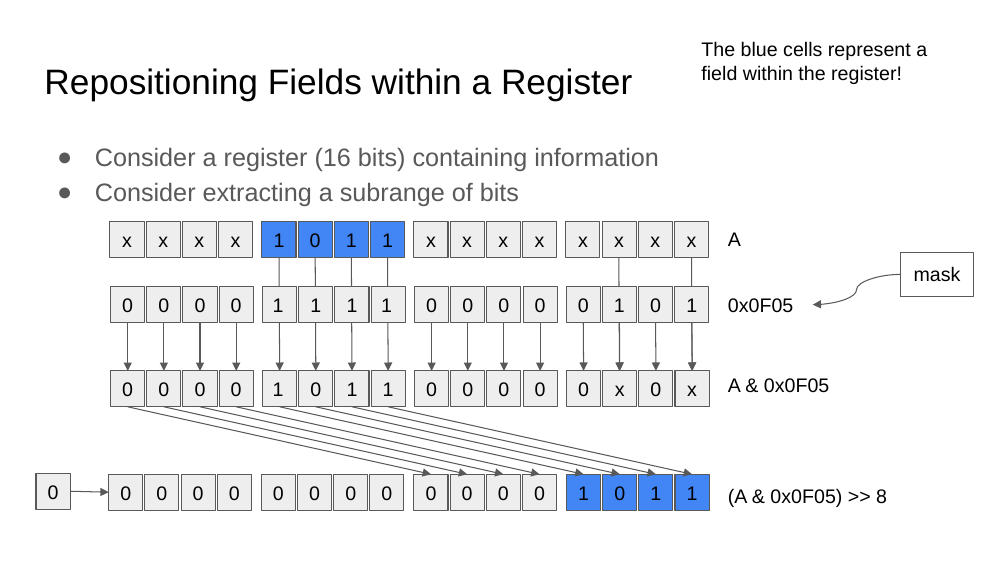
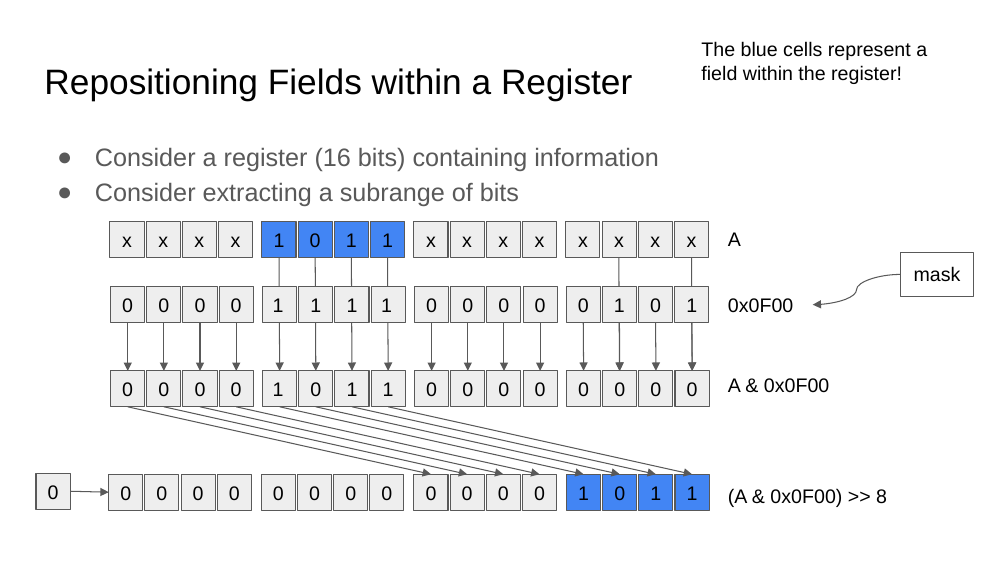
Before and after one commit to COMP122/comp122-s23, a slide deck: slide 5 of format-encodings/documents/ARCHIVE/bitwise-operations.pptx. Drawn at 1008x567 pixels with LibreOffice and Linux fonts; fonts in the diff are those of the drawing. Boxes give left, top, right and bottom in pixels: in the first picture for what was removed or moved away, otherwise in the second. Text is boxed around its words. In the diff, an @@ line names an element or a change of style, - is before the commit and + after.

```diff
--- a/format-encodings/documents/ARCHIVE/bitwise-operations.pptx
+++ b/format-encodings/documents/ARCHIVE/bitwise-operations.pptx
@@ text at (728, 298, 793, 313): text changed @@
-0x0F05
+0x0F00
@@ text in rectangle at (614, 382, 625, 397): text changed @@
-x
+0
@@ text in rectangle at (687, 382, 698, 396): text changed @@
-x
+0
@@ text at (728, 378, 829, 393): text changed @@
-A & 0x0F05
+A & 0x0F00
@@ text at (728, 488, 887, 507): text changed @@
-(A & 0x0F05) >> 8
+(A & 0x0F00) >> 8
```
Also in this commit, not shown: 3 other slides changed, 5 other files.
